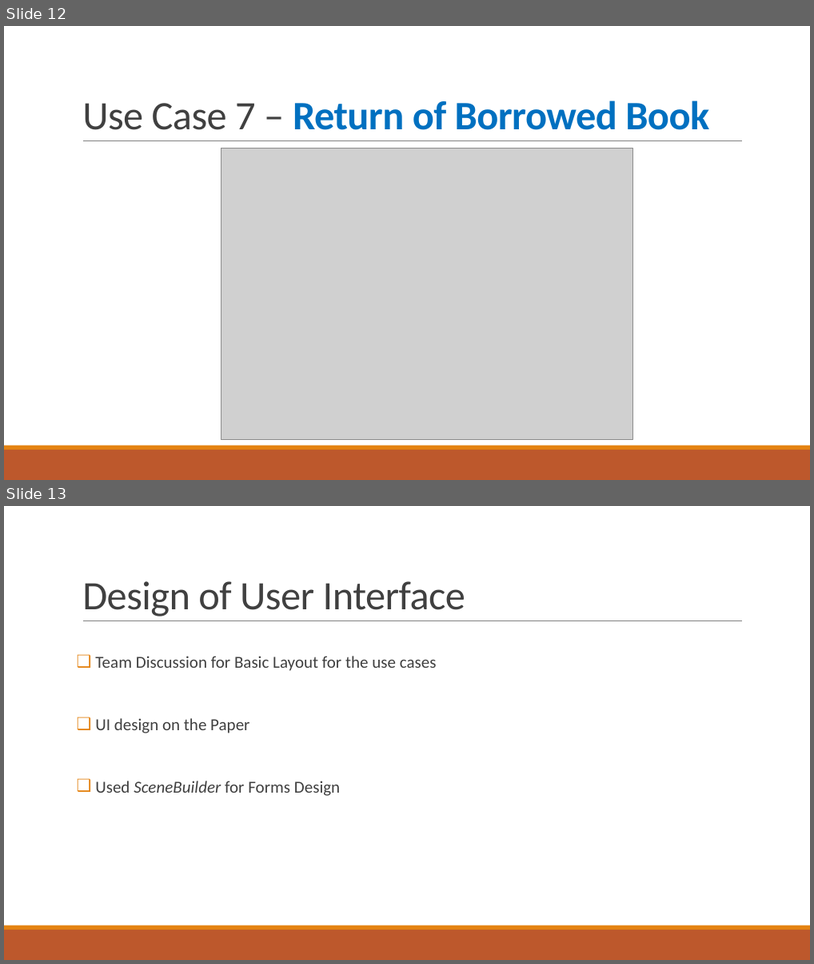
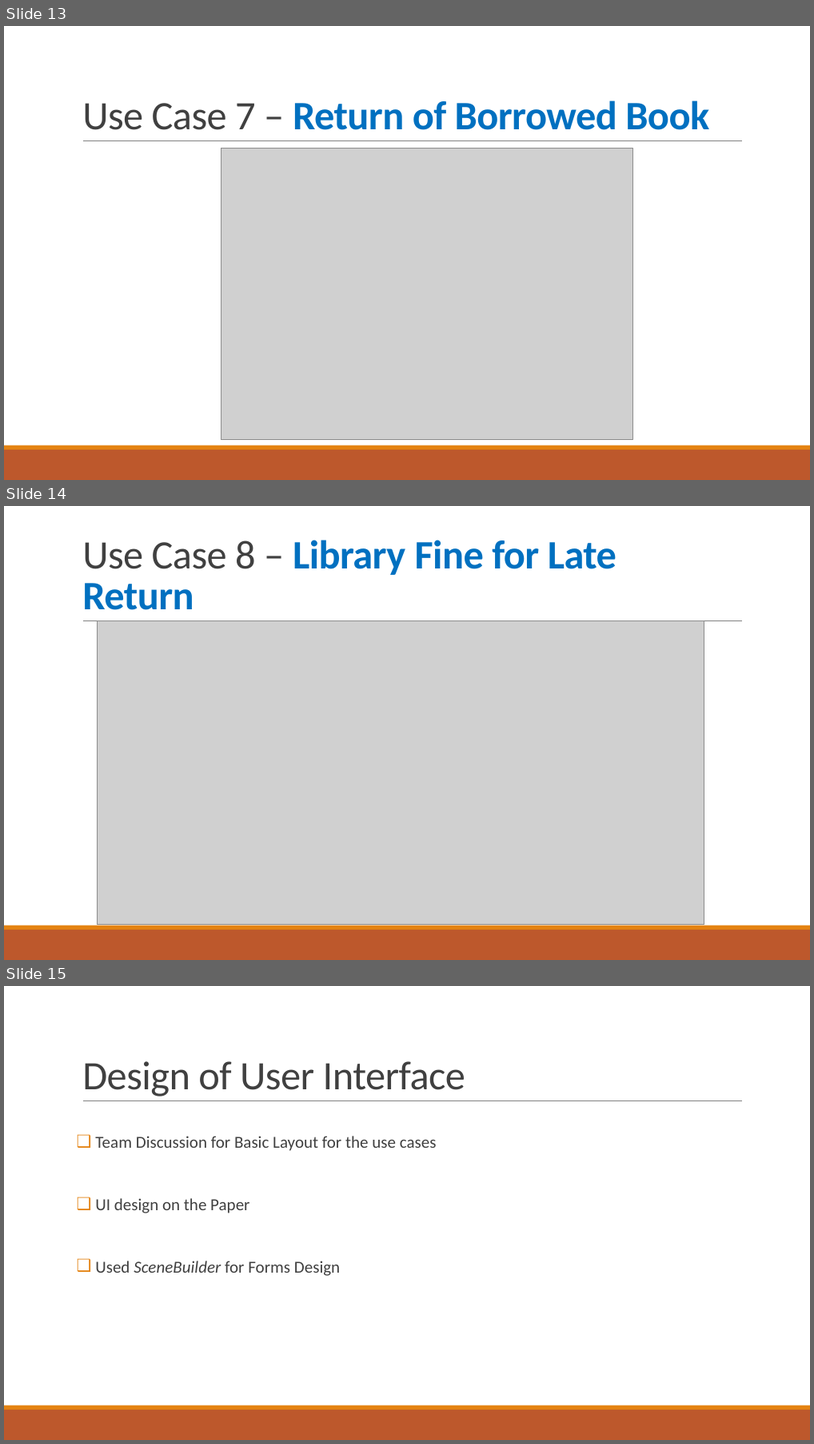
Before and after one commit to Jivan517/mpp_library, a slide deck: docs/Library_System_ppt.pptx. Shown one above the other, each under a label of ours: slides 12 and 13 before the commit, slides 13, 14 and 15 after it. The pictures are 814x964 and 814x1444 pixels, drawn with LibreOffice and Linux fonts; fonts in the diff are those of the drawing; grey boxes stand for pictures. Boxes give left, top, right and bottom in pixels: in the first picture for what was removed or moved away, otherwise in the second. Text is boxed around its words. In the diff, an @@ line names an element or a change of style, - is before the commit and + after.

```diff
--- a/docs/Library_System_ppt.pptx
+++ b/docs/Library_System_ppt.pptx
@@ slide 14 added at <box>4,506,810,960</box>, background #FFFFFF; not listed: 3 template elements that a slide beside it also shows @@
@@ title added at <box>82,540,617,610</box>, 48 pt, text #0070C0, bold @@
+Use Case 8 – Library Fine for Late Return
@@ picture added at <box>98,621,705,924</box> @@
@@ what was slide 12 is now slide 13 @@
@@ what was slide 13 is now slide 15 @@
```
Also in this commit, not shown: 1 other slide added, 1 other file.
